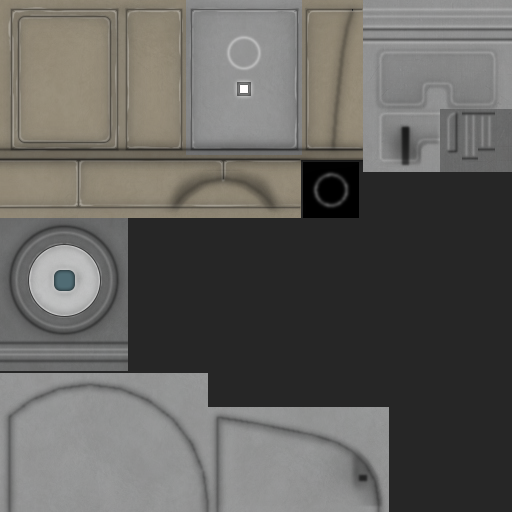
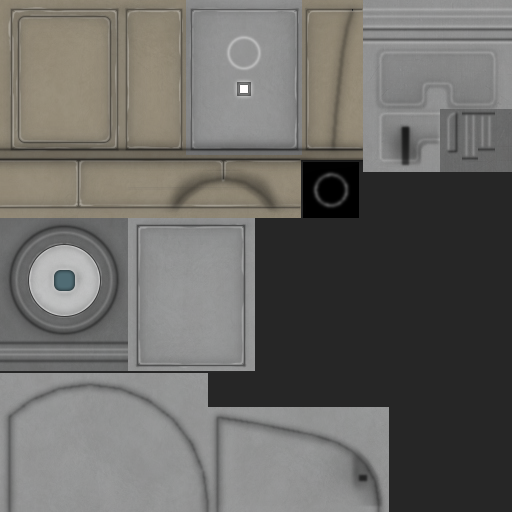
Two versions of the same layered image (512x512). Layer-by-layer changes:
added group "Body" (1st of 4) (40%) with 4 layers above "Body Grime 1" over bbox(129, 218, 253, 371)
added layer "Body" (2nd of 4, in "Body") in group "Body" over bbox(136, 224, 246, 367)
added layer "Body Higher" (1st of 3, in "Body") (75%) in group "Body" over bbox(131, 223, 251, 369)
added layer "Body High" (1st of 2, in "Body") in group "Body" over bbox(129, 218, 253, 371)
added layer "Body Shade" (1st of 2, in "Body") (50%) in group "Body" over bbox(137, 225, 245, 366)
added layer "Body Grime 1" (1st of 2) (20%) above "Crew_1" over bbox(129, 218, 255, 371)
added group "Crew_1" with 45 layers above "Wear" over bbox(128, 187, 255, 371)
moved "Baked AO 1" into group "Crew_1" over bbox(152, 187, 255, 371)
moved "Hatch Low 2" into group "Crew_1" over bbox(128, 218, 130, 346)
moved "Body Low 4" into group "Crew_1" over bbox(163, 187, 255, 190)
moved "Body Low 3" into group "Crew_1" over bbox(169, 187, 255, 190)
moved "Body" (3rd of 4, in "Crew_1") into group "Crew_1" over bbox(128, 187, 255, 236)
moved "Body Grime 1" (2nd of 2, in "Crew_1") into group "Crew_1" over bbox(128, 187, 255, 190)
moved "Wear" (1st of 2, in "Crew_1") into group "Crew_1" over bbox(128, 187, 255, 371)
added layer "Wear" (2nd of 2) (20%) above "b" over bbox(128, 218, 255, 371)
painted on "b" over bbox(128, 187, 255, 371)
